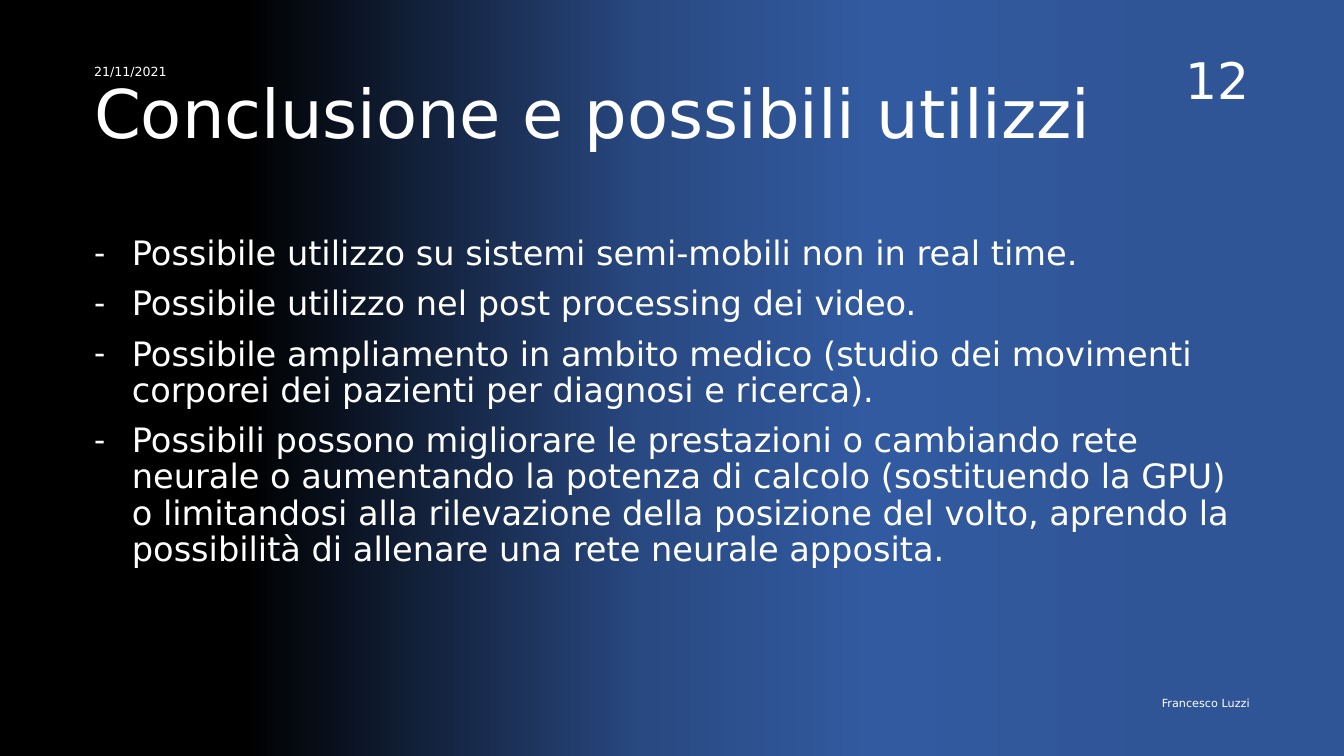
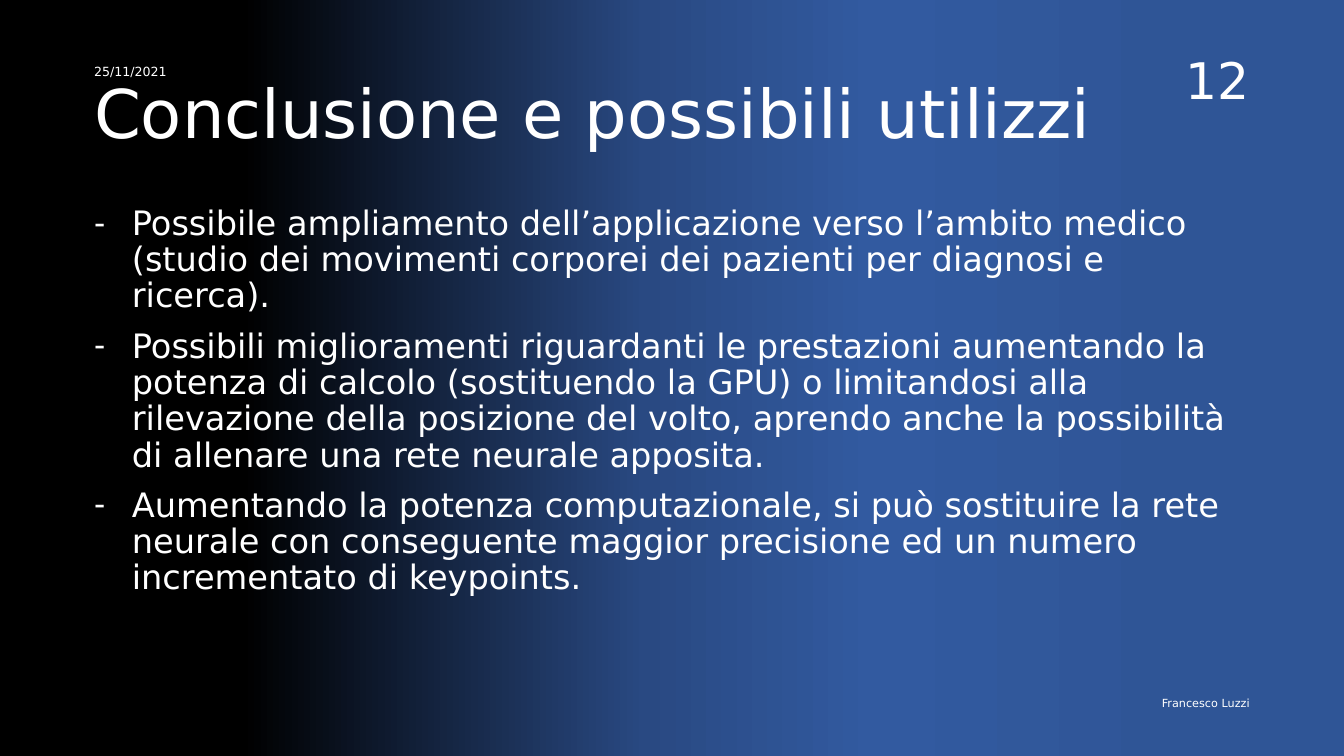
Before and after one commit to FrancescoLuzzi/Tesi, a slide deck: slide 12 of Presentazione.pptx. Drawn at 1344x756 pixels with LibreOffice and Linux fonts; fonts in the diff are those of the drawing. Boxes give left, top, right and bottom in pixels: in the first picture for what was removed or moved away, otherwise in the second. Text is boxed around its words. In the diff, an @@ line names an element or a change of style, - is before the commit and + after.

```diff
--- a/Presentazione.pptx
+++ b/Presentazione.pptx
@@ text at [94, 66, 167, 78]: text changed @@
-21/11/2021
+25/11/2021
@@ subtitle at [132, 207, 1225, 596]: text changed @@
-– Possibile utilizzo su sistemi semi-mobili non in real time.
-– Possibile utilizzo nel post processing dei video.
-– Possibile ampliamento in ambito medico (studio dei movimenti corporei dei pazienti per diagnosi e ricerca).
-– Possibili possono migliorare le prestazioni o cambiando rete neurale o aumentando la potenza di calcolo (sostituendo la GPU) o limitandosi alla rilevazione della posizione del volto, aprendo la possibilità di allenare una rete neurale apposita.
+– Possibile ampliamento dell’applicazione verso l’ambito medico (studio dei movimenti corporei dei pazienti per diagnosi e ricerca).
+– Possibili miglioramenti riguardanti le prestazioni aumentando la potenza di calcolo (sostituendo la GPU) o limitandosi alla rilevazione della posizione del volto, aprendo anche la possibilità di allenare una rete neurale apposita.
+– Aumentando la potenza computazionale, si può sostituire la rete neurale con conseguente maggior precisione ed un numero incrementato di keypoints.
```
Also in this commit, not shown: 12 other slides changed.
